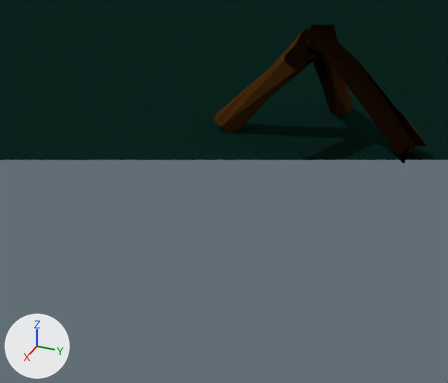
Two versions of the Blender file art/campfire.blend, one commit apart.
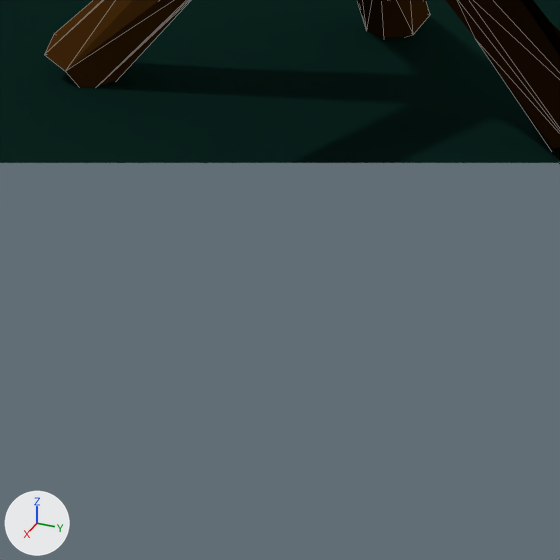
Old and new are each drawn whole from a 50 mm lens placed at (2.905, 0.744, 1.26), pointed at (0.708, -0.211, 0.002) and again close up on the part from 44% to 89% of the width and 26% to 79% of the height. Arrows for +X, +Y and +Z are at lower left; the lights stay in place. The close-ups show mesh edges as thin lines. Everything nearer to the camera than a plane just in front of the edit is cut away.

Names of what the first close-up shows: 'Ground', 'Log.002', 'Log.003', 'Log.004'.
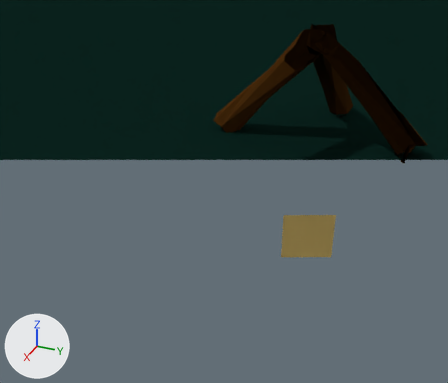
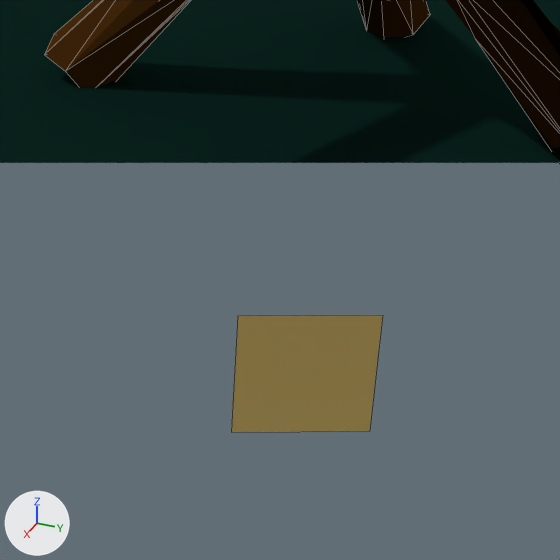
What differs and where, as boxes [x1, y1, x2, y2] in the close-ups (560 x 560 px):
'SummoningDisplay', added (yellow)
    after: [231, 315, 382, 432]

The change, as a list of edits to the scene's bpy script:
```text
Add me_plane_001:
    me_plane_001.from_pydata([(-1.0, -1.0, 0.0), (1.0, -1.0, 0.0), (-1.0, 1.0, 0.0), (1.0, 1.0, 0.0)], [], [(0, 1, 3, 2)])
    me_plane_001.materials.append(mat_inscriptionmaterial)  # yellow #ebcc7a
Add ob_summoningdisplay:
    ob_summoningdisplay = bpy.data.objects.new('SummoningDisplay', me_plane_001)
    ob_summoningdisplay.location = (0.148, 0.031, -0.488)
    ob_summoningdisplay.rotation_euler = (0.0, 1.628, 0.42)  # degrees (0, 93, 24)
    ob_summoningdisplay.scale = (0.136, 0.136, 0.391)
```
